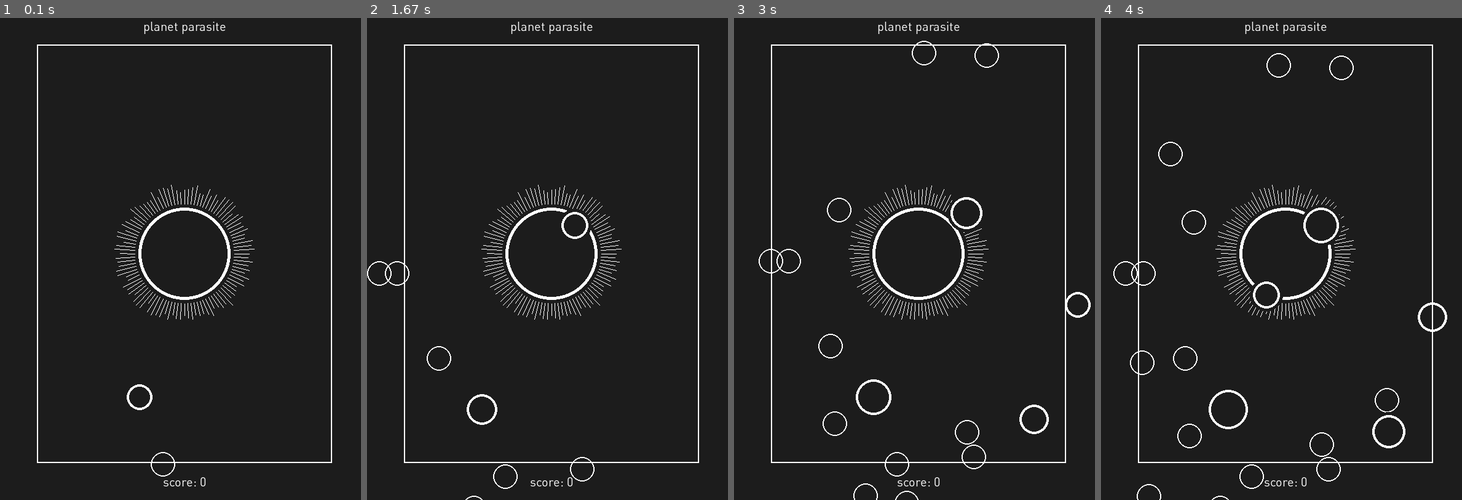
Above: before the commit, frames 1-4 (left to right).
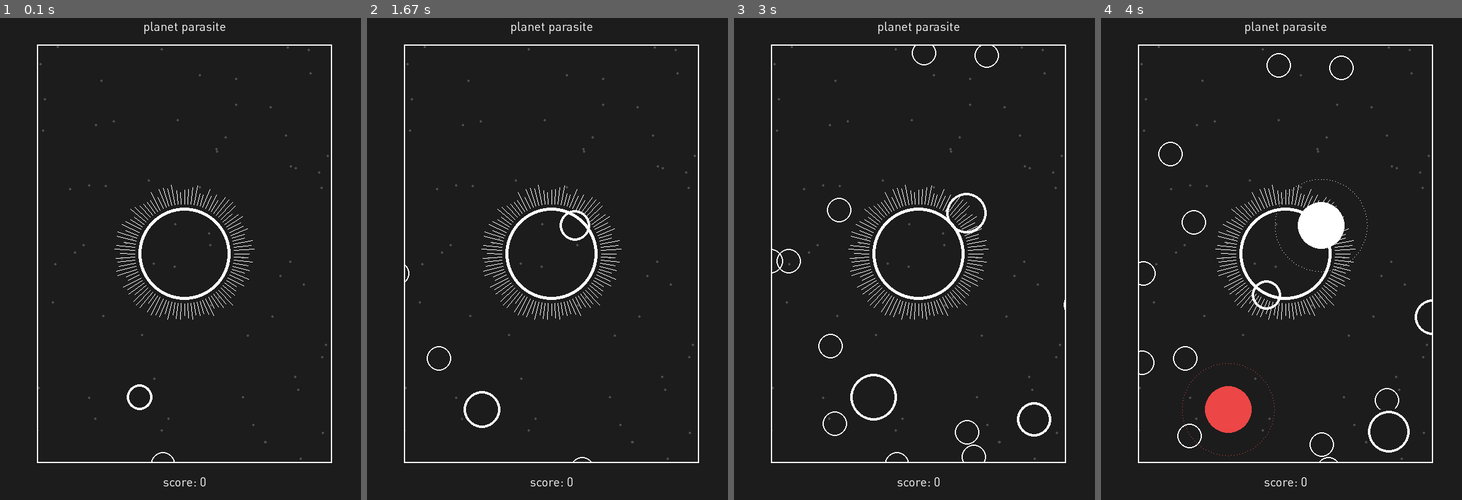
Above: after the commit, the same moments.

Repository: selenazhen/planetParasite
Game: pygame game, started from Game.py
Two runs of this game, one before a commit and one after it. Both use one fixed random seed, a clock stepped at 60 frames per second and the inputs below.
Inputs:
- Up to frame 1 (0.1 s): no input
- Up to frame 2 (1.67 s): hold Right 0.33-0.8 s; hold Up 0.83-1.13 s; hold Right 1.17-1.63 s
- Up to frame 3 (3 s): hold Left 1.67-2.2 s; hold Down 2.23-2.53 s; hold Left 2.57-2.97 s
- Up to frame 4 (4 s): hold Up 3-3.37 s; hold Right from 3.4 s (still down)

The runs differ from the first frame. In frame 1, 0.2% of the frame differs, in the area x 10-92%, y 5-96%; in frame 2, 0.8%; in frame 3, 1.3%; in frame 4, 2.9%, in the area x 3-96%, y 5-100%.

Commit message:
stars added

Diff:
--- a/Game.py
+++ b/Game.py
@@ -6,6 +6,7 @@
 from Parasite import Parasite
 from Tentacles import Tentacles
 from Inhabited import Inhabited
+from Star import Star
 
 from gVariables import *
 
@@ -27,6 +28,12 @@
 
         self.inhabitedGroup = pygame.sprite.Group()
 
+        self.starGroup = pygame.sprite.Group()
+
+        #add static stars
+        for point in range(100):
+            starNew = Star()
+            self.starGroup.add(starNew)
 
     def keyPressed(self, code, mod):
         pass
@@ -43,7 +50,6 @@
         textTitle = basicfont.render("planet parasite", True, WHITE)
         textTitlerect = textTitle.get_rect()
         textTitlerect.centerx,textTitlerect.centery = w//2, (m//2)
-
 
         #add uninhabited planets
         if self.frameCount % 50 == 0:
@@ -75,7 +81,7 @@
         # tentaclesNew = Tentacles()
         # self.tentacles.add(tentaclesNew)
 
-        if self.frameCount % 20 == 0: #inhabited planets get larger and larger as time goes on
+        if self.frameCount % 10 == 0: #inhabited planets get larger and larger as time goes on
             for inhabited in self.inhabitedGroup:
                 #if inhabited planet gets larger than a certain size
                 if (inhabited.inhabitedSize >= .2*min(inhabited.imageX,inhabited.imageY)) or(
@@ -87,15 +93,16 @@
                 else:
                     inhabited.update()
 
+
+        self.starGroup.draw(screen)
         self.planetGroup.draw(screen)
+        self.inhabitedGroup.draw(screen)
         self.parasite.draw(screen)
         self.tentacles.draw(screen)
-        self.inhabitedGroup.draw(screen)
-
-        # pygame.draw.rect(screen, CHARCOAL,(0, 0, w, m)) #border top rect
-        # pygame.draw.rect(screen, CHARCOAL,(0, 0, m, h)) #border bottom rect
-        # pygame.draw.rect(screen, CHARCOAL,(w-m, 0, m, h)) #border top rect
-        # pygame.draw.rect(screen, CHARCOAL,(0, h-m, w, m)) #border top rect
+        pygame.draw.rect(screen, CHARCOAL,(0, 0, w, m)) #border top rect
+        pygame.draw.rect(screen, CHARCOAL,(0, 0, m, h)) #border bottom rect
+        pygame.draw.rect(screen, CHARCOAL,(w-m, 0, m, h)) #border top rect
+        pygame.draw.rect(screen, CHARCOAL,(0, h-m, w, m)) #border top rect
 
         pygame.draw.rect(screen, WHITE,(m,m, w-(2*m),h-(2*m)), 2) #border
         screen.blit(textScore, textScorerect)
--- a/Parasite.py
+++ b/Parasite.py
@@ -19,5 +19,7 @@
         self.radius = parasiteSize - 2
         self.rect = self.image.get_rect()
         # pygame.draw.circle(self.image, PINK, self.rect.center, self.radius)
+        # pygame.draw.circle(self.image, CHARCOAL,(screenWidth//2,screenHeight//2),
+        #                     self.radius)
         pygame.draw.circle(self.image, WHITE,(screenWidth//2,screenHeight//2),
                             parasiteSize, 5)
--- /dev/null
+++ b/Star.py
@@ -0,0 +1,36 @@
+'''
+Star.py
+
+implements the Star class
+Lukas Peraza, 2015 for 15-112 Pygame Lecture
+'''
+import pygame
+import random
+from gVariables import *
+
+
+class Star(pygame.sprite.Sprite):
+
+
+    def __init__(self):
+        pygame.sprite.Sprite.__init__(self)
+
+        posX = random.randrange(0,screenWidth*2)
+        posY = random.randrange(0,screenHeight*2)
+        #find location of image surface
+        imageX = posX+planetSize*2
+        imageY = posY+planetSize*2
+        self.image = pygame.Surface((imageX,imageY),pygame.SRCALPHA)
+        self.coordsX = imageX//2 #keep circle centered on middle of image surface
+        self.coordsY = imageY//2
+        self.rect = self.image.get_rect()
+        self.radius = 2
+        self.color = DARKGREY
+        # pygame.draw.circle(self.image, RED, self.rect.center, self.radius)
+        pygame.draw.circle(self.image, self.color,(self.coordsX,self.coordsY),
+                            self.radius)
+        # self.image = pygame.image.load('img/planet1.png').convert_alpha()
+
+    def move(self, xMove,yMove):
+        self.rect.centerx = self.rect.centerx + xMove
+        self.rect.centery = self.rect.centery + yMove
--- a/gVariables.py
+++ b/gVariables.py
@@ -9,4 +9,4 @@
 RED = (236,70,70)
 PINK = (249,167,167)
 ORANGE = (247,126,74)
-DARKGREY = (55,55,55)
+DARKGREY = (77,77,77)
